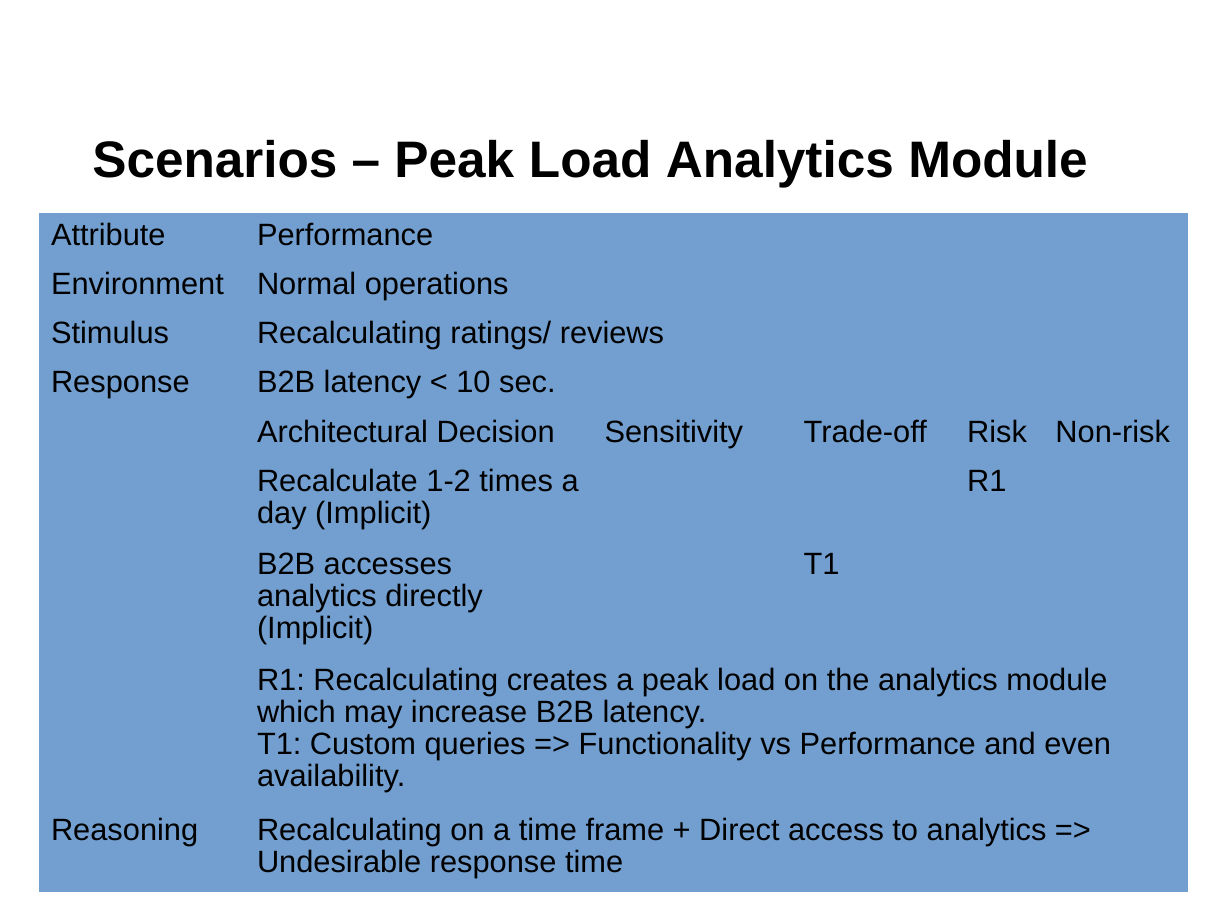
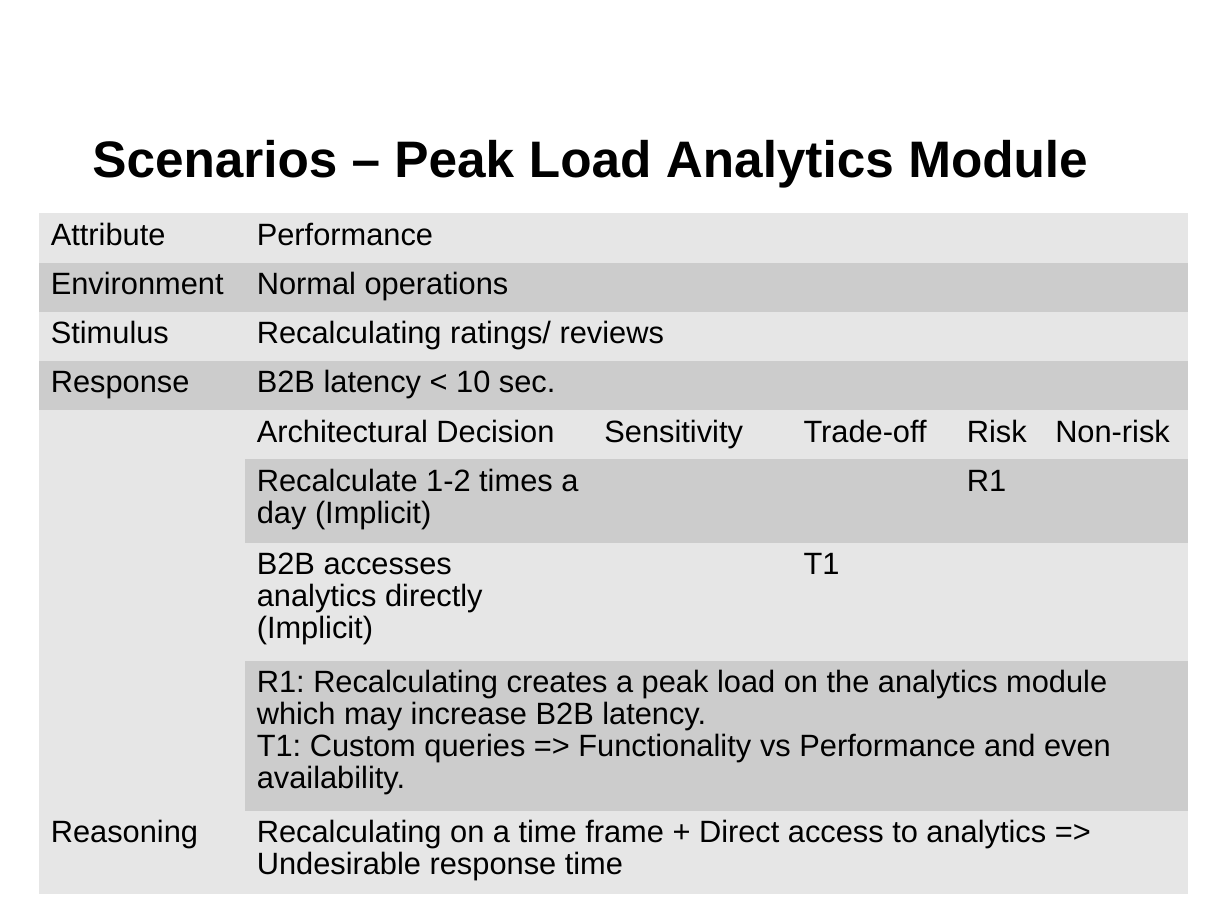
Before and after one commit to CindyBerghuizen/BallOfMud, a slide deck: slide 8 of Assignment 3/SoftwareArchtectureWeek6Presentation_v2.odp. Drawn at 1232x924 pixels with LibreOffice and Linux fonts; fonts in the diff are those of the drawing; background and template pictures are left out. Boxes give left, top, right and bottom in pixels: in the first picture for what was removed or moved away, otherwise in the second. Text is boxed around its words. In the diff, an @@ line names an element or a change of style, - is before the commit and + after.

Commit message:
Changed tables back to grey

```diff
--- a/Assignment 3/SoftwareArchtectureWeek6Presentation_v2.odp
+++ b/Assignment 3/SoftwareArchtectureWeek6Presentation_v2.odp
@@ text "Scenarios – Peak Load Analytics ..." rewrapped from [92, 126, 1125, 239] to [92, 139, 1087, 187] @@
@@ table at [38, 213, 1189, 884] @@
@@ fill #729FCF to #E6E6E6 in 17 cells @@
@@ fill #729FCF to #CCCCCC in 10 cells @@
@@ freeform shape removed at [708, 841, 708, 882] @@
@@ line added from (708, 841) to (708, 883), #751B68 0.74 pt @@
@@ freeform shape removed at [1068, 841, 1068, 882] @@
@@ line added from (1068, 841) to (1068, 883), #751B68 0.74 pt @@
```
Also in this commit, not shown: 8 other slides changed.
